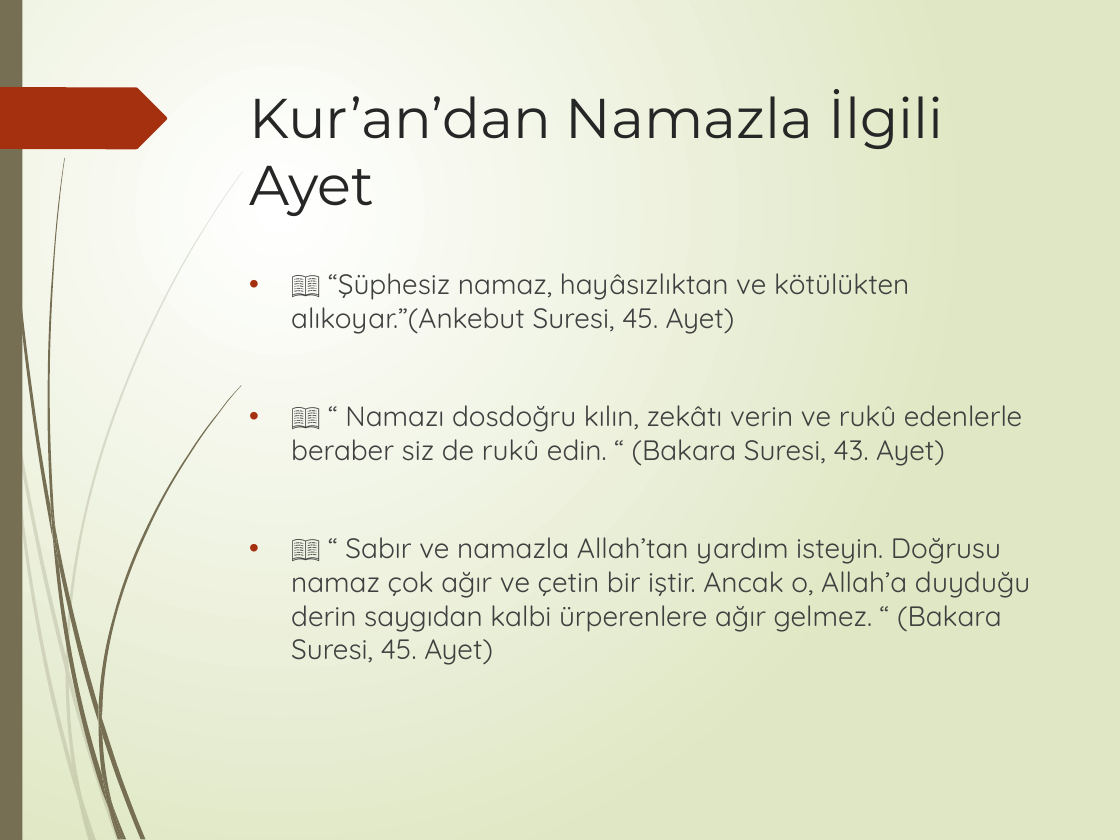
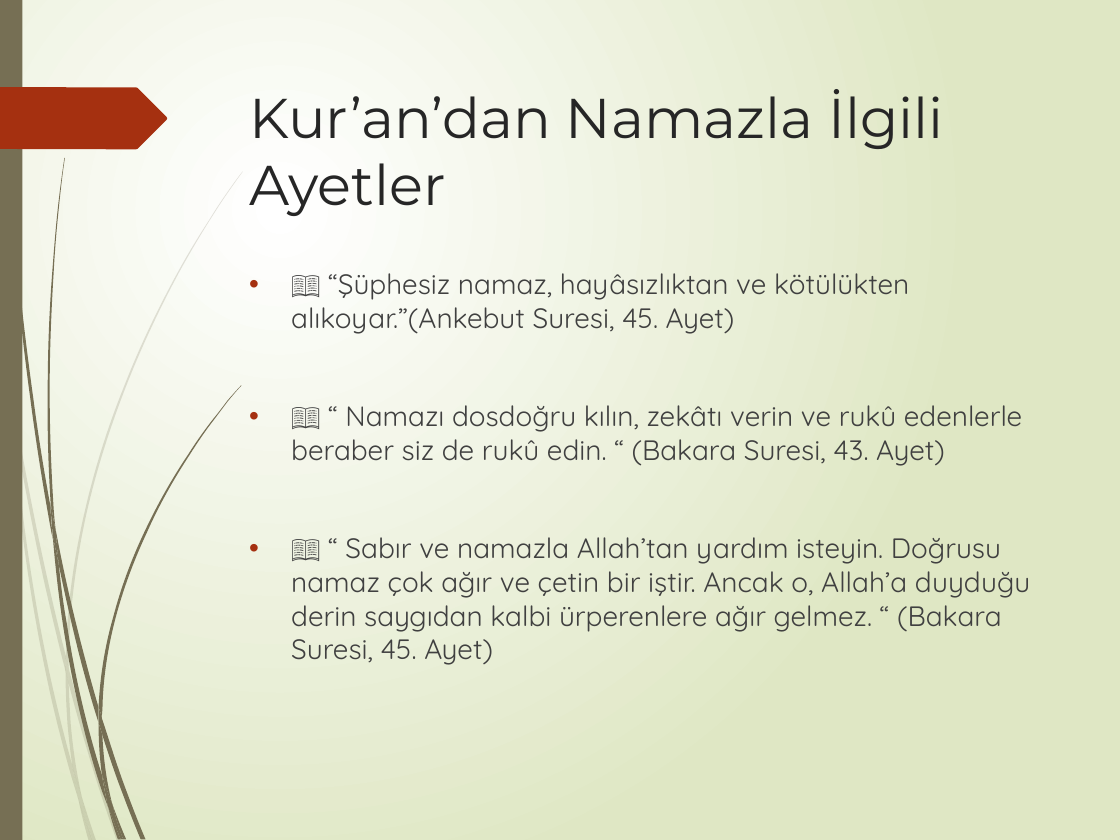
Before and after one commit to msakkaya06/msakkaya, a slide deck: slide 6 of namaz/Namaz_Sunumu.pptx. Drawn at 1120x840 pixels with LibreOffice and Linux fonts; fonts in the diff are those of the drawing. Boxes give left, top, right and bottom in pixels: in the first picture for what was removed or moved away, otherwise in the second. Text is boxed around its words. In the diff, an @@ line names an element or a change of style, - is before the commit and + after.

```diff
--- a/namaz/Namaz_Sunumu.pptx
+++ b/namaz/Namaz_Sunumu.pptx
@@ title at bbox=[249, 89, 944, 216]: text changed @@
-Kur’an’dan Namazla İlgili Ayet
+Kur’an’dan Namazla İlgili Ayetler
```
Also in this commit, not shown: 9 other slides changed, 20 other files.
